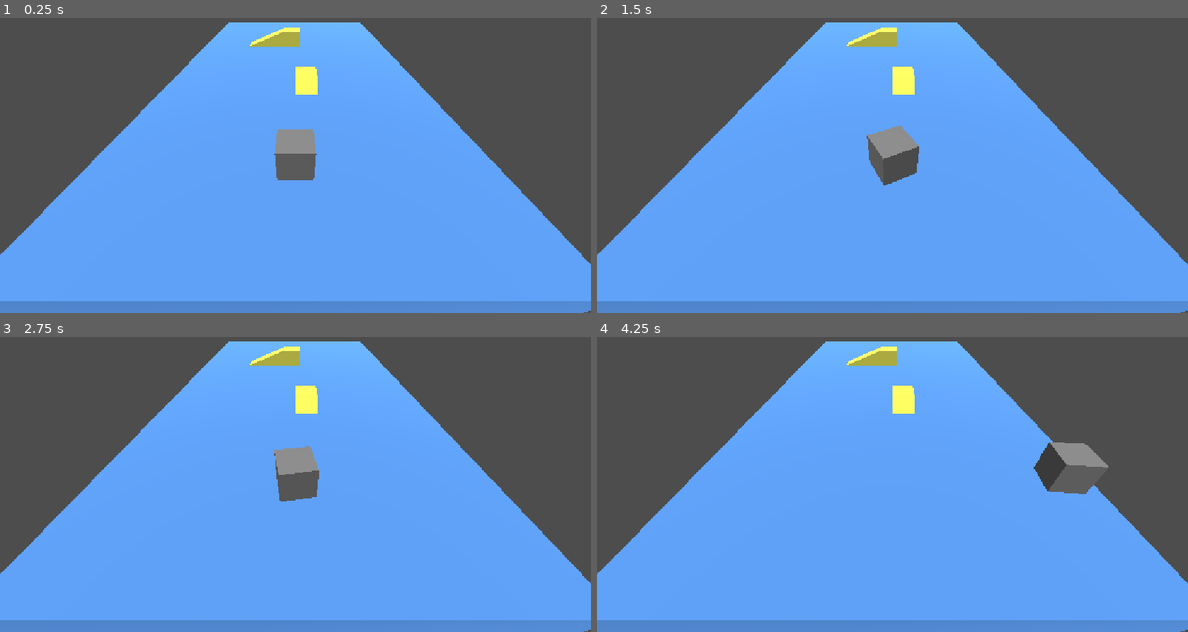
Above: before the commit, frames 1-4 (two rows, left to right).
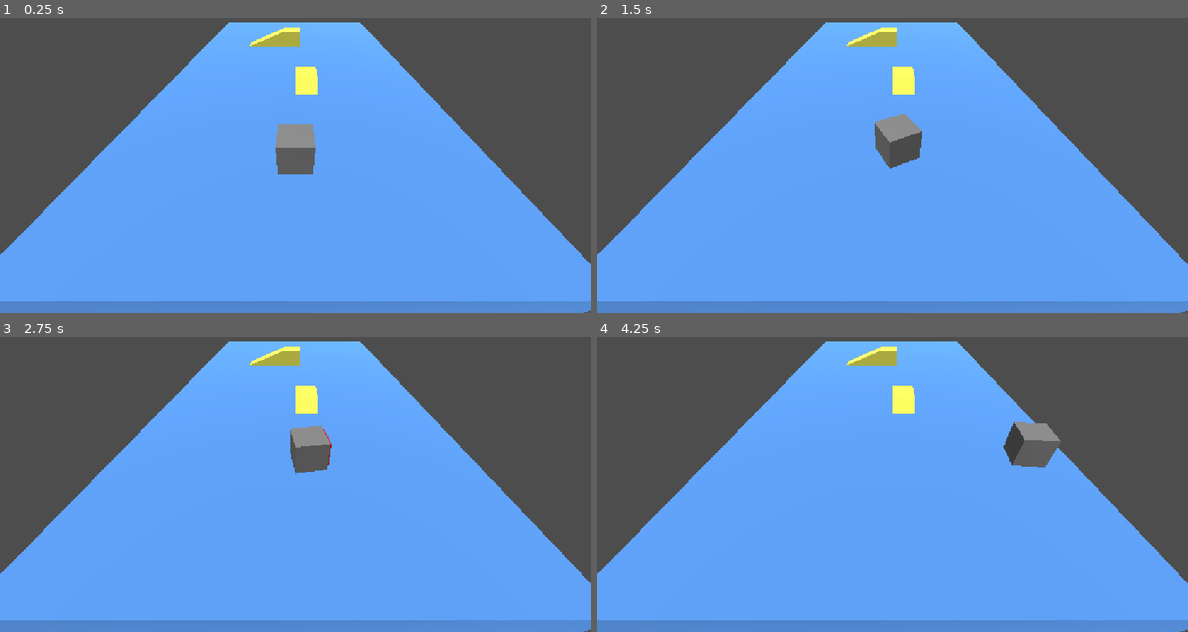
Above: after the commit, the same moments.

Repository: MauroEscalante-Hub/Linea-San-Gnomo
Game: Godot game, scene res://escena_para_pruebas.tscn
The game is run twice, just before and just after one commit, with the same random seed, the same clock (stepped at 60 frames per second) and the same inputs. The project has no main scene, so this scene is started directly.
Inputs:
- Up to frame 1 (0.25 s): no input
- Up to frame 2 (1.5 s): hold D (derecha) 0.53-1.28 s; hold S (frenar) 0.53-1.28 s; hold A (izquierda) from 1.28 s (still down); tap S (frenar) at 1.35 s
- Up to frame 3 (2.75 s): release A (izquierda) at 2.03 s; hold D (derecha) from 2.03 s (still down); hold S (frenar) from 2.03 s (still down)
- Up to frame 4 (4.25 s): release D (derecha) at 2.78 s; release S (frenar) at 2.78 s; hold W (avanzar) 2.78-3.53 s; tap S (frenar) at 2.85 s; hold A (izquierda) from 3.53 s (still down); hold S (frenar) from 3.53 s (still down)

The runs differ from the first frame. In frame 1, 0.4% of the frame differs, in the area x 46-54%, y 36-55%; in frame 2, 1.3%; in frame 3, 1.8%; in frame 4, 2.4%, in the area x 68-87%, y 28-54%.

Commit message:
velocidad minima
si es que no hay un input el objeto avanza en la direccion que ve con ese mesh que añadi a la parte de "adelante"

Diff:
--- a/Escenas/jugador/jugador.tscn
+++ b/Escenas/jugador/jugador.tscn
@@ -5,6 +5,12 @@
 [sub_resource type="BoxShape3D" id="BoxShape3D_u5bk5"]
 
 [sub_resource type="BoxMesh" id="BoxMesh_kddjp"]
+
+[sub_resource type="StandardMaterial3D" id="StandardMaterial3D_kddjp"]
+albedo_color = Color(0.8784314, 0.08627451, 0.12156863, 1)
+
+[sub_resource type="BoxMesh" id="BoxMesh_u5bk5"]
+material = SubResource("StandardMaterial3D_kddjp")
 
 [node name="CharacterBody3D" type="CharacterBody3D" unique_id=1974979566]
 script = ExtResource("1_vquro")
@@ -15,3 +21,7 @@
 
 [node name="MeshInstance3D" type="MeshInstance3D" parent="." unique_id=1884744040]
 mesh = SubResource("BoxMesh_kddjp")
+
+[node name="MeshInstance3D2" type="MeshInstance3D" parent="." unique_id=964427211]
+transform = Transform3D(0.8, 0, 0, 0, 0.8, 0, 0, 0, 0.8, 0, 0, -0.17712256)
+mesh = SubResource("BoxMesh_u5bk5")
--- a/escenas/jugador/jugador.gd
+++ b/escenas/jugador/jugador.gd
@@ -2,8 +2,9 @@
 
 
 @export var SPEED = 5.0
+var velocidad_minima = 1.0
 @export var ACELERACION = 20.0
-@export var FRENO = 10.0  # más bajo = frenada más larga/gradual
+@export var FRENO = 10.0
 @export var Giro = 2.0
 
 func _physics_process(delta):
@@ -25,19 +26,11 @@
 		return
 
 	# Ahora el movimiento es solo "avanzar" en la dirección hacia donde mira el auto.
-	var avanzando := Input.is_action_pressed("avanzar")
-	var direction := Vector3.ZERO
-	if avanzando:
-		direction = -transform.basis.z
-
-	# Get the input direction and handle the movement/deceleration.
-	# As good practice, you should replace UI actions with custom gameplay actions.
-
-	if direction:
-		velocity.x = direction.x * SPEED
-		velocity.z = direction.z * SPEED
-	else:
-		velocity.x = move_toward(velocity.x, 0, SPEED)
-		velocity.z = move_toward(velocity.z, 0, SPEED)
+	var avanzando = Input.is_action_pressed("avanzar")
+	# Si no hay input de avanzar, igual se mueve hacia adelante a velocidad minima.
+	var velocidad_objetivo: float = SPEED if avanzando else velocidad_minima
+	var direccion = -transform.basis.z
+	velocity.x = move_toward(velocity.x, direccion.x * velocidad_objetivo, ACELERACION * delta)
+	velocity.z = move_toward(velocity.z, direccion.z * velocidad_objetivo, ACELERACION * delta)
 
 	move_and_slide()
